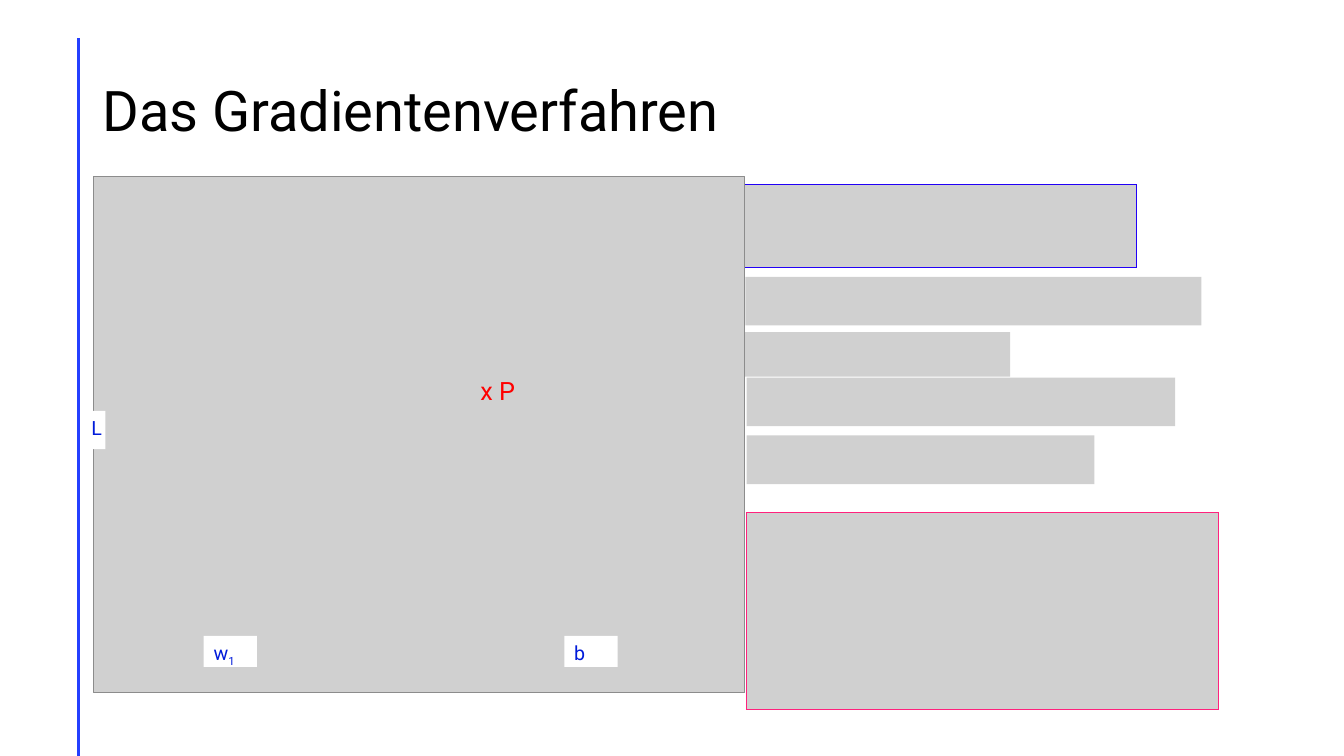
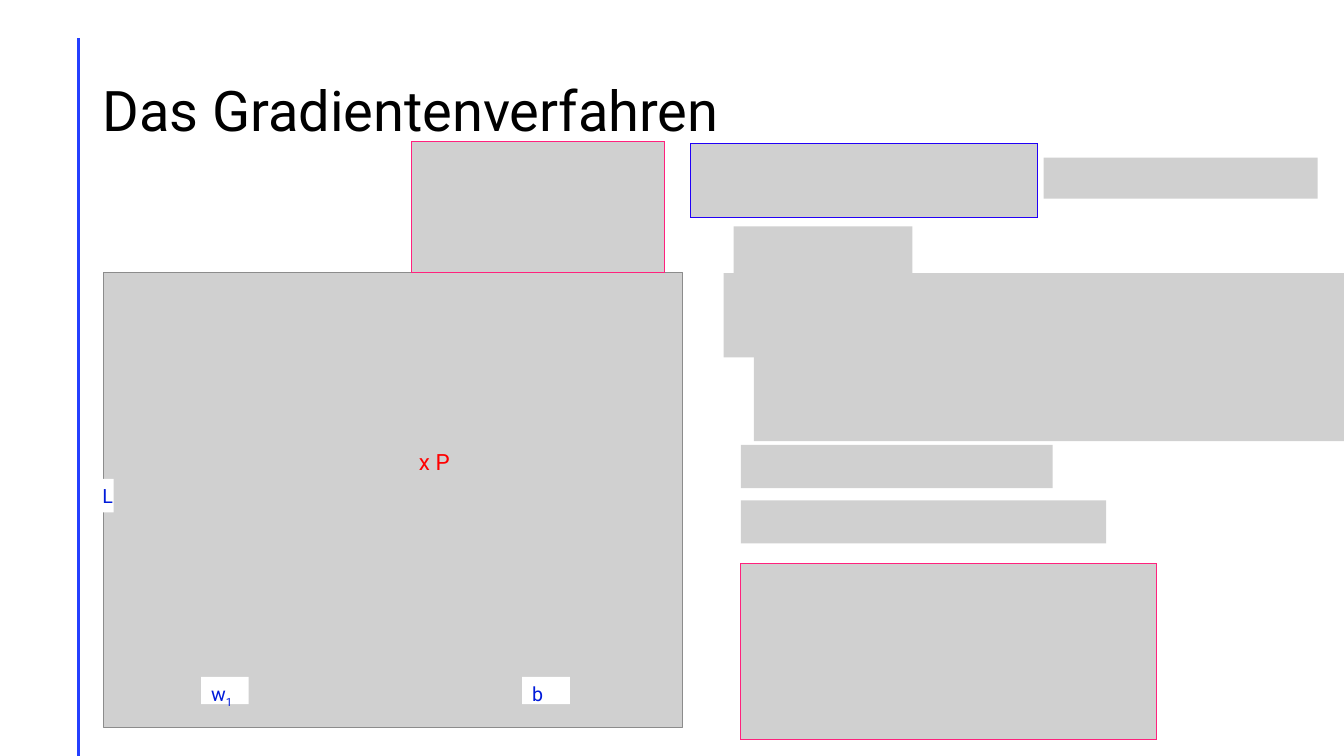
Before and after one commit to LeChummpy/PK, a slide deck: slide 11 of Präsi/präsi (3).pptx. Drawn at 1344x756 pixels with LibreOffice and Linux fonts; fonts in the diff are those of the drawing; grey boxes stand for pictures. Boxes give left, top, right and bottom in pixels: in the first picture for what was removed or moved away, otherwise in the second. Text is boxed around its words. In the diff, an @@ line names an element or a change of style, - is before the commit and + after.

```diff
--- a/Präsi/präsi (3).pptx
+++ b/Präsi/präsi (3).pptx
@@ picture added at box(412, 142, 665, 272) @@
@@ picture added at box(691, 143, 1038, 218) @@
@@ picture added at box(1044, 157, 1318, 198) @@
@@ picture removed at box(745, 185, 1137, 268) @@
@@ picture added at box(734, 227, 912, 276) @@
@@ picture: place and size @@
-picture at box(94, 176, 745, 694)
+picture at box(103, 272, 683, 727)
@@ picture added at box(724, 273, 1344, 358) @@
@@ picture removed at box(746, 277, 1202, 326) @@
@@ picture removed at box(736, 332, 1010, 376) @@
@@ picture added at box(754, 357, 1344, 442) @@
@@ picture removed at box(747, 378, 1176, 426) @@
@@ text "x P": place and size @@
-text "x P" at box(480, 382, 515, 400)
+text "x P" at box(419, 454, 450, 470)
@@ text "x P" at box(419, 454, 450, 470): size 18 to 16 pt @@
@@ picture: place and size @@
-picture at box(747, 436, 1095, 484)
+picture at box(741, 445, 1053, 488)
@@ rectangle "L": place and size @@
-rectangle "L" at box(82, 411, 106, 450)
+rectangle "L" at box(93, 479, 114, 512)
@@ picture added at box(741, 500, 1106, 543) @@
@@ picture: place and size @@
-picture at box(747, 513, 1219, 711)
+picture at box(741, 564, 1156, 739)
@@ rectangle "w1": place and size @@
-rectangle "w1" at box(204, 636, 257, 667)
+rectangle "w1" at box(201, 678, 248, 705)
@@ rectangle "b": place and size @@
-rectangle "b" at box(565, 636, 618, 667)
+rectangle "b" at box(522, 678, 570, 705)
```
Also in this commit, not shown: 3 other slides changed, 4 slides added, 1 other file.
